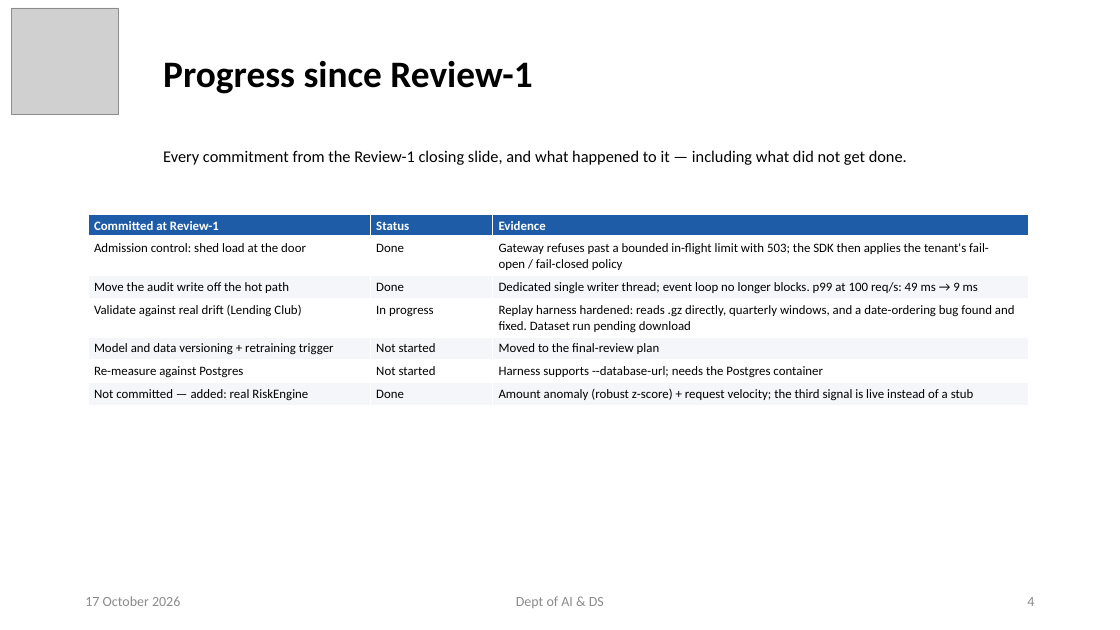
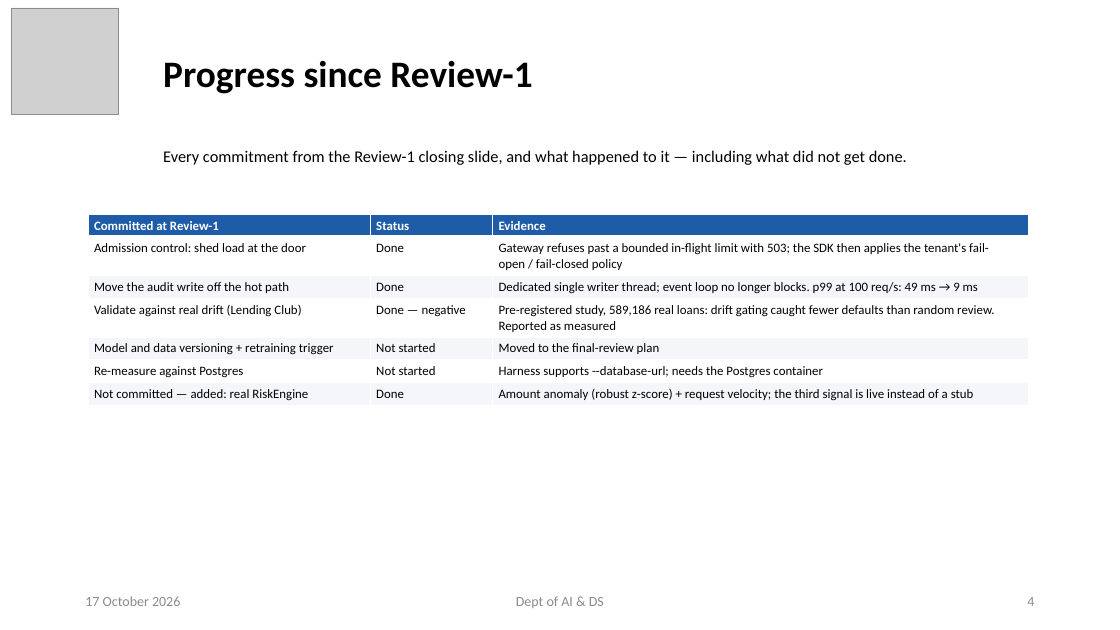
Before and after one commit to ayushpandey0201/custos, a slide deck: slide 4 of docs/presentations/Custos_Phase2_Review2.pptx. Drawn at 1120x630 pixels with LibreOffice and Linux fonts; fonts in the diff are those of the drawing; grey boxes stand for pictures. Boxes give left, top, right and bottom in pixels: in the first picture for what was removed or moved away, otherwise in the second. Text is boxed around its words. In the diff, an @@ line names an element or a change of style, - is before the commit and + after.

```diff
--- a/docs/presentations/Custos_Phase2_Review2.pptx
+++ b/docs/presentations/Custos_Phase2_Review2.pptx
@@ table at box(88, 214, 1029, 405) @@
-row 4, column 2: In progress
+row 4, column 2: Done — negative
-row 4, column 3: Replay harness hardened: reads .gz directly, quarterly windows, and a date-ordering bug found and fixed. Dataset run pending download
+row 4, column 3: Pre-registered study, 589,186 real loans: drift gating caught fewer defaults than random review. Reported as measured
```
Also in this commit, not shown: 8 other slides changed, 2 slides added, 6 other files.
